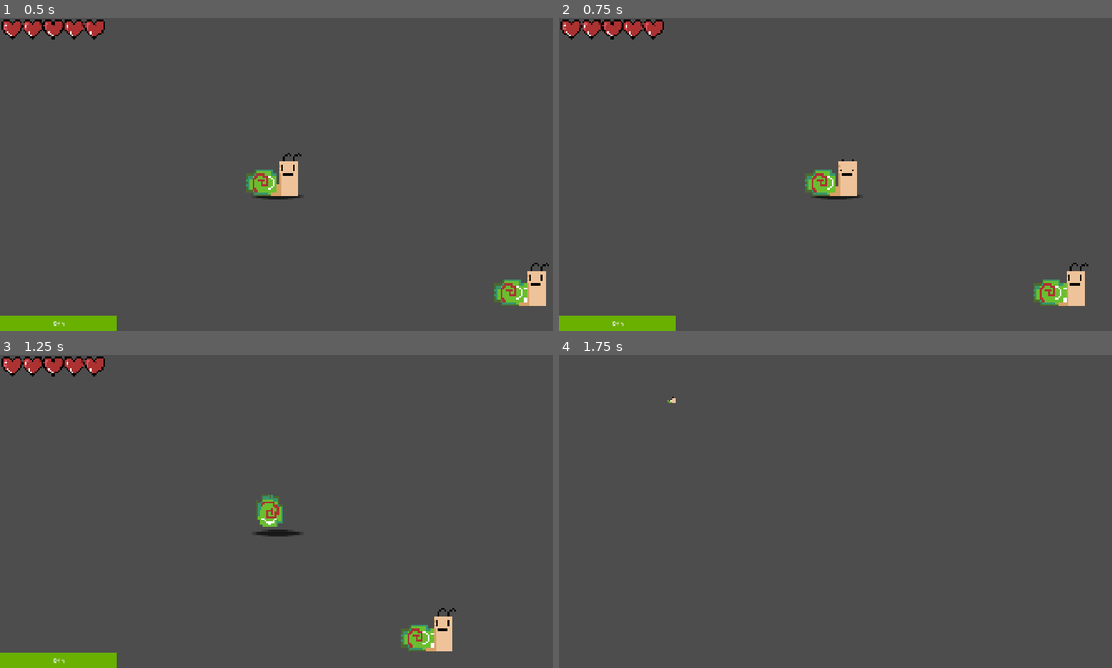
Above: before the commit, frames 1-4 (two rows, left to right).
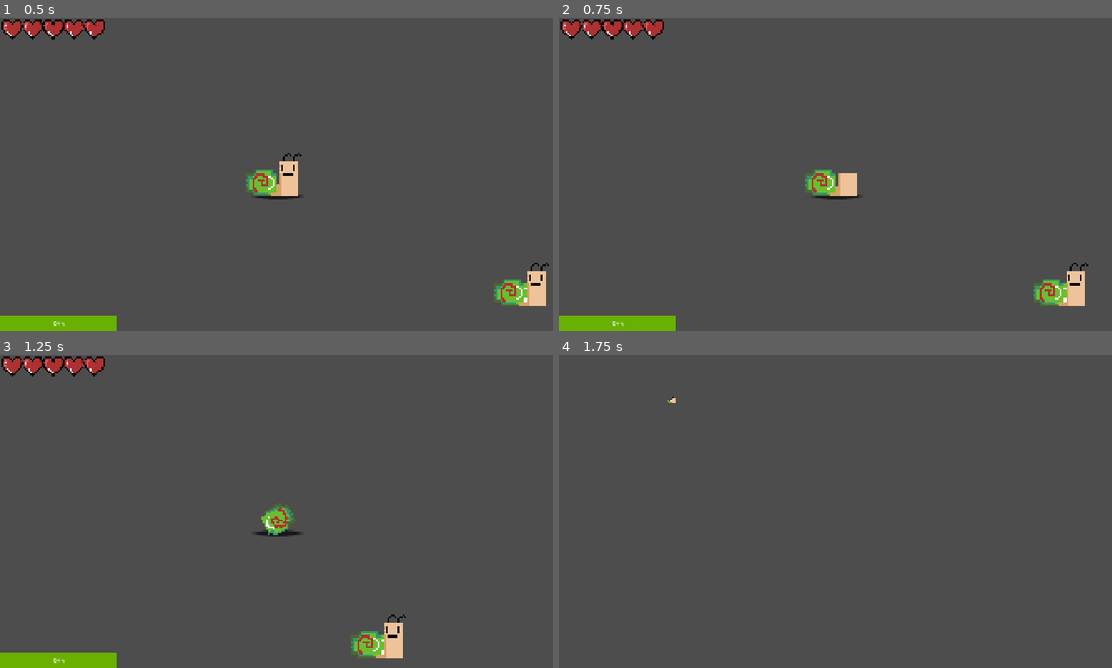
Above: after the commit, the same moments.

Repository: mark4pro/rogue-like
Game: Godot game, scene res://Scenes/shit.tscn
The game is run twice, just before and just after one commit, with the same random seed, the same clock (stepped at 60 frames per second) and the same inputs. This scene is started directly instead of the project's main scene.
Inputs (mouse positions are in pixels of both pictures, inside the frame that each line leads up to):
- Up to frame 1 (0.5 s): no input
- Up to frame 2 (0.75 s): tap Enter at 0.5 s; move the mouse to (957, 158) at 0.52 s; hold D (right) from 0.53 s (still down); tap Ctrl (roll) at 0.6 s; click (957, 158) at 0.67 s
- Up to frame 3 (1.25 s): keep holding D (right)
- Up to frame 4 (1.75 s): move the mouse to (724, 527) at 1.27 s; release D (right) at 1.28 s; hold S (down) from 1.28 s (still down); tap F6 (free_cam) at 1.35 s; tap Ctrl (roll) at 1.55 s

Frame 1 is identical in both runs. In frame 2, 0.1% of the frame differs, in the area x 50-54%, y 45-51%; in frame 3, 2.3%, in the area x 46-83%, y 44-97%; in frame 4, nothing differs.

Commit message:
Roll done

Diff:
--- a/Assets/prefabs/player.tscn
+++ b/Assets/prefabs/player.tscn
@@ -136,7 +136,7 @@
 }],
 "loop": false,
 "name": &"end_roll",
-"speed": 24.0
+"speed": 40.0
 }, {
 "frames": [{
 "duration": 1.0,
@@ -176,7 +176,7 @@
 }],
 "loop": false,
 "name": &"start_roll",
-"speed": 24.0
+"speed": 40.0
 }, {
 "frames": [{
 "duration": 1.0,
@@ -243,11 +243,15 @@
 stamina_exh_color = Color(0.31672, 0.37, 0.2368, 1)
 
 [node name="CollisionShape2D" type="CollisionShape2D" parent="." unique_id=2099576623]
-position = Vector2(-1, 6)
+position = Vector2(-2, 5)
 shape = SubResource("RectangleShape2D_ykx3s")
 
-[node name="Sprite2D" type="AnimatedSprite2D" parent="." unique_id=1474160666]
+[node name="RotPoint" type="Node2D" parent="." unique_id=1568228705]
+position = Vector2(0, 4)
+
+[node name="Sprite2D" type="AnimatedSprite2D" parent="RotPoint" unique_id=1474160666]
 texture_filter = 1
+position = Vector2(0, -4)
 sprite_frames = SubResource("SpriteFrames_i87ed")
 animation = &"walk"
 speed_scale = 4.005
@@ -317,5 +321,5 @@
 speed_scale = 0.5
 process_material = SubResource("ParticleProcessMaterial_gmoaq")
 
-[connection signal="animation_finished" from="Sprite2D" to="." method="_on_sprite_2d_animation_finished"]
+[connection signal="animation_finished" from="RotPoint/Sprite2D" to="." method="_on_sprite_2d_animation_finished"]
 [connection signal="timeout" from="roll_cooldown" to="." method="_on_roll_cooldown_timeout"]
--- a/Script/player_controller.gd
+++ b/Script/player_controller.gd
@@ -1,6 +1,7 @@
 extends RigidBody2D
 
-@onready var sprite : AnimatedSprite2D = $Sprite2D
+@onready var sprite : AnimatedSprite2D = $RotPoint/Sprite2D
+@onready var rot_point : Node2D = $RotPoint
 @onready var health_bar : TextureRect = $UI/HealthBar
 @onready var stamina_bar : ProgressBar = $UI/StaminaBar
 @onready var roll_cooldown_bar : ProgressBar = $UI/RollCooldownBar
@@ -135,8 +136,8 @@
 	#Finish roll and start cool down
 	#Had to change this since _process updates before _physics_process thus if rotation = 0
 	#	and triggering this at the wrong time.
-	if (sprite.rotation_degrees >= 360 or sprite.rotation_degrees <= -360) and is_rolling:
-		sprite.rotation = 0
+	if (rot_point.rotation_degrees >= 360 or rot_point.rotation_degrees <= -360) and is_rolling:
+		rot_point.rotation = 0
 		roll_cooldown.start()
 		is_rolling = false
 		roll_state += 1
@@ -179,7 +180,7 @@
 
 	#Roll logic
 	if is_rolling and roll_state != 1:
-		sprite.rotation += rspeed * delta
+		rot_point.rotation += rspeed * delta
 		apply_impulse(roll_dir * roll_speed * 1000 * delta)
 
 func _on_roll_cooldown_timeout() -> void:
